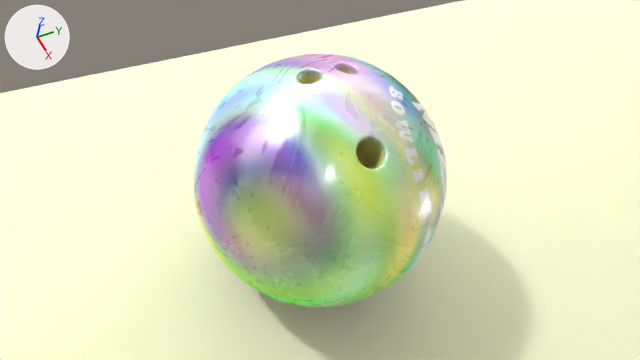
The Blender file 1-modelling/ball.blend, before and after one commit.
Before and after are seen from the file's camera 'Camera'. Lighting does not change. The marker at upper left points along +X, +Y and +Z.

The older version as bpy lines, for what is in view:
```python
ob_icosphere = bpy.data.objects.new('Icosphere', me_icosphere)
ob_icosphere.location = (0.0, 0.0, 0.0)
ob_icosphere.scale = (0.111, 0.111, 0.111)
ob_plane_001 = bpy.data.objects.new('Plane.001', me_plane_001)
ob_plane_001.location = (0.0, 0.0, -0.1074)
ob_plane_001.scale = (1.0, 3.0, 1.0)
```
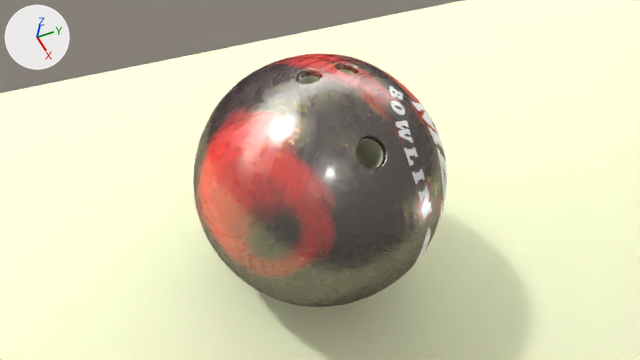
What differs and where, as boxes (x1, y1, x2, y2) in the pictures (640 x 360 px):
'Icosphere', recoloured
    both: (193, 54, 447, 307)

The change, as a list of edits to the scene's bpy script:
```text
Add ng_shell:
    ng_shell = bpy.data.node_groups.new('Shell', 'ShaderNodeTree')
    # colours: red #ff3b40, dark red #3e0e22, yellow #e7e26d, white #ececec
    # uses the picture img_mbs_bowling_png
Change mat_material_004:
    remove # colours: yellow #e0d985
    colours: light grey #d1d3b8, red #ff2824, black #290915, yellow #e7e26d, white #ececec
```
